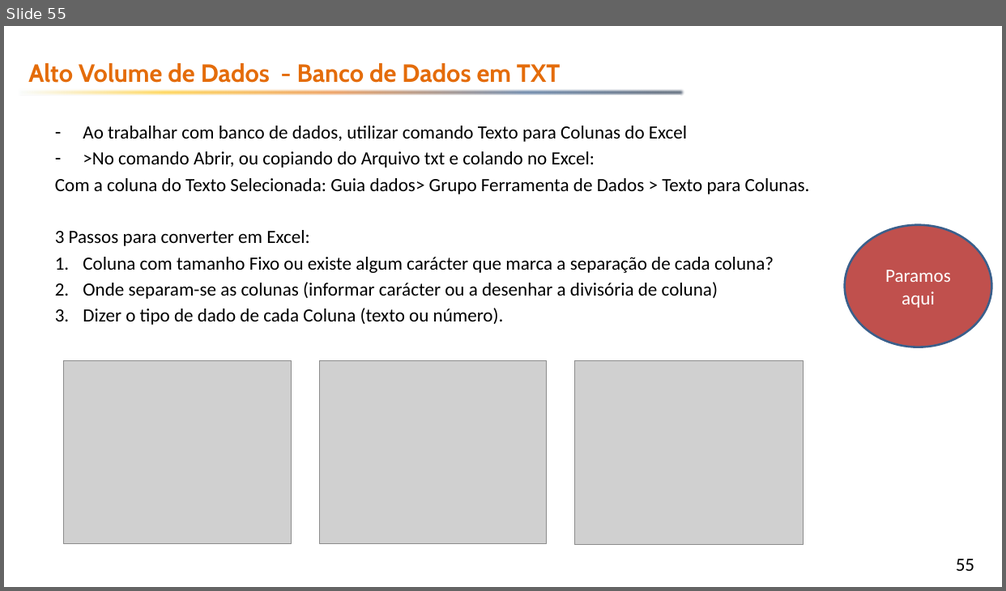
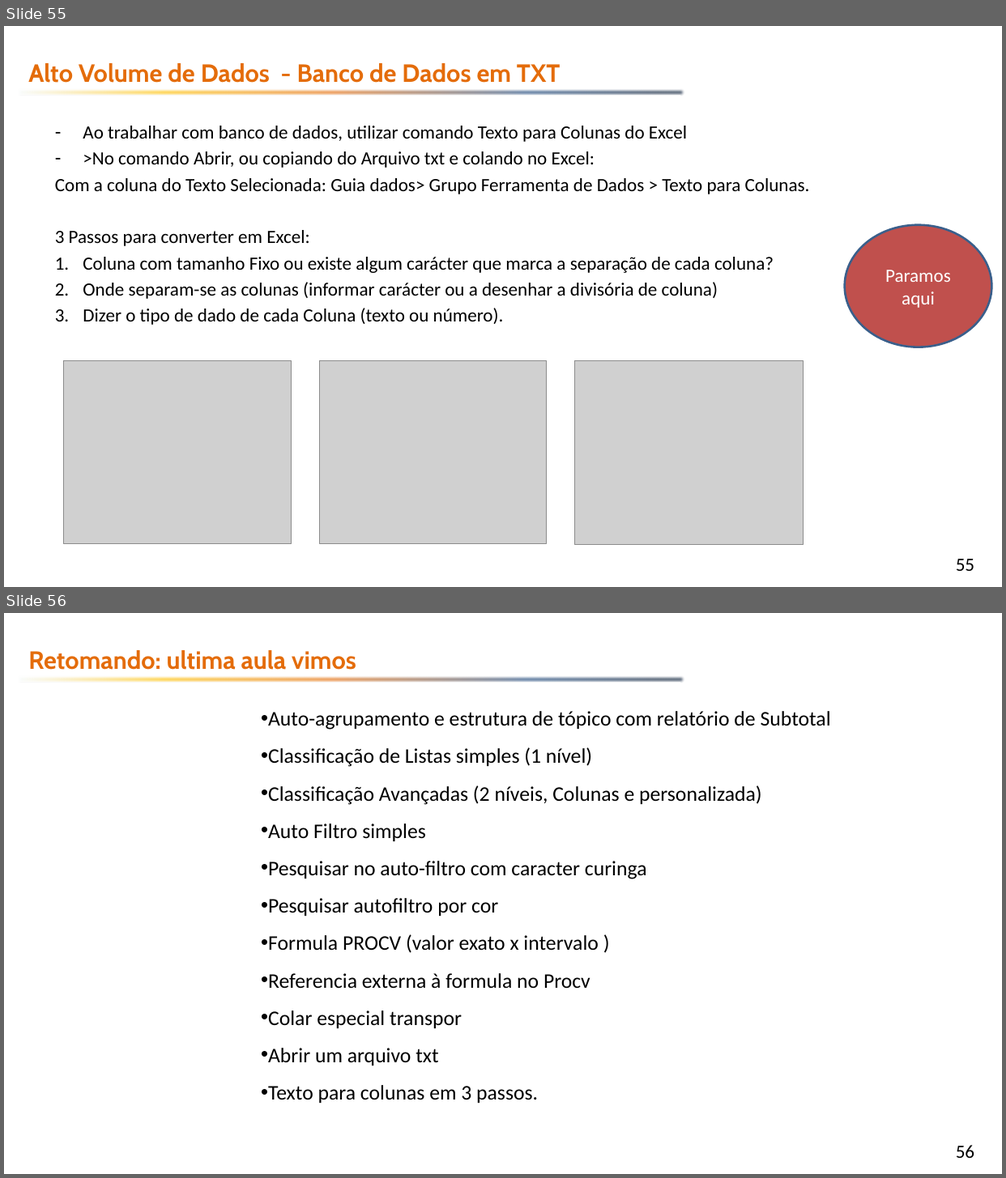
Before and after one commit to emerson-fenrir/Excel_Basico, a slide deck: Professor/Aula3.pptx. Shown one above the other, each under a label of ours: slide 55 before the commit, slides 55 and 56 after it. The pictures are 1006x591 and 1006x1178 pixels, drawn with LibreOffice and Linux fonts; fonts in the diff are those of the drawing; grey boxes stand for pictures; background and template pictures are left out. Boxes give left, top, right and bottom in pixels: in the first picture for what was removed or moved away, otherwise in the second. Text is boxed around its words. In the diff, an @@ line names an element or a change of style, - is before the commit and + after.

Commit message:
Aula 24-11

```diff
--- a/Professor/Aula3.pptx
+++ b/Professor/Aula3.pptx
@@ slide 56 added at <box>4,613,1002,1174</box>, background picture (left out); not listed: 2 template elements that a slide beside it also shows @@
@@ text added at <box>28,650,356,670</box>, 24 pt, text #E46C0A, bold @@
+Retomando: ultima aula vimos
@@ subtitle added at <box>268,711,831,1103</box>, 20 pt, text #000000 @@
+• Auto-agrupamento e estrutura de tópico com relatório de Subtotal
+• Classificação de Listas simples (1 nível)
+• Classificação Avançadas (2 níveis, Colunas e personalizada)
+• Auto Filtro simples
+• Pesquisar no auto-filtro com caracter curinga
+• Pesquisar autofiltro por cor
+• Formula PROCV (valor exato x intervalo )
+• Referencia externa à formula no Procv
+• Colar especial transpor
+• Abrir um arquivo txt
+• Texto para colunas em 3 passos.
```
Also in this commit, not shown: 3 slides changed, 8 other slides added, 1 slide removed, 10 other files.
